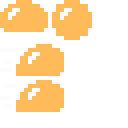
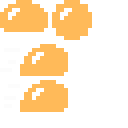
Before/after of a 128px x 128px layered artwork. What changed in the layer stack:
painted on "Lager 1" over [0, 44, 68, 112]
